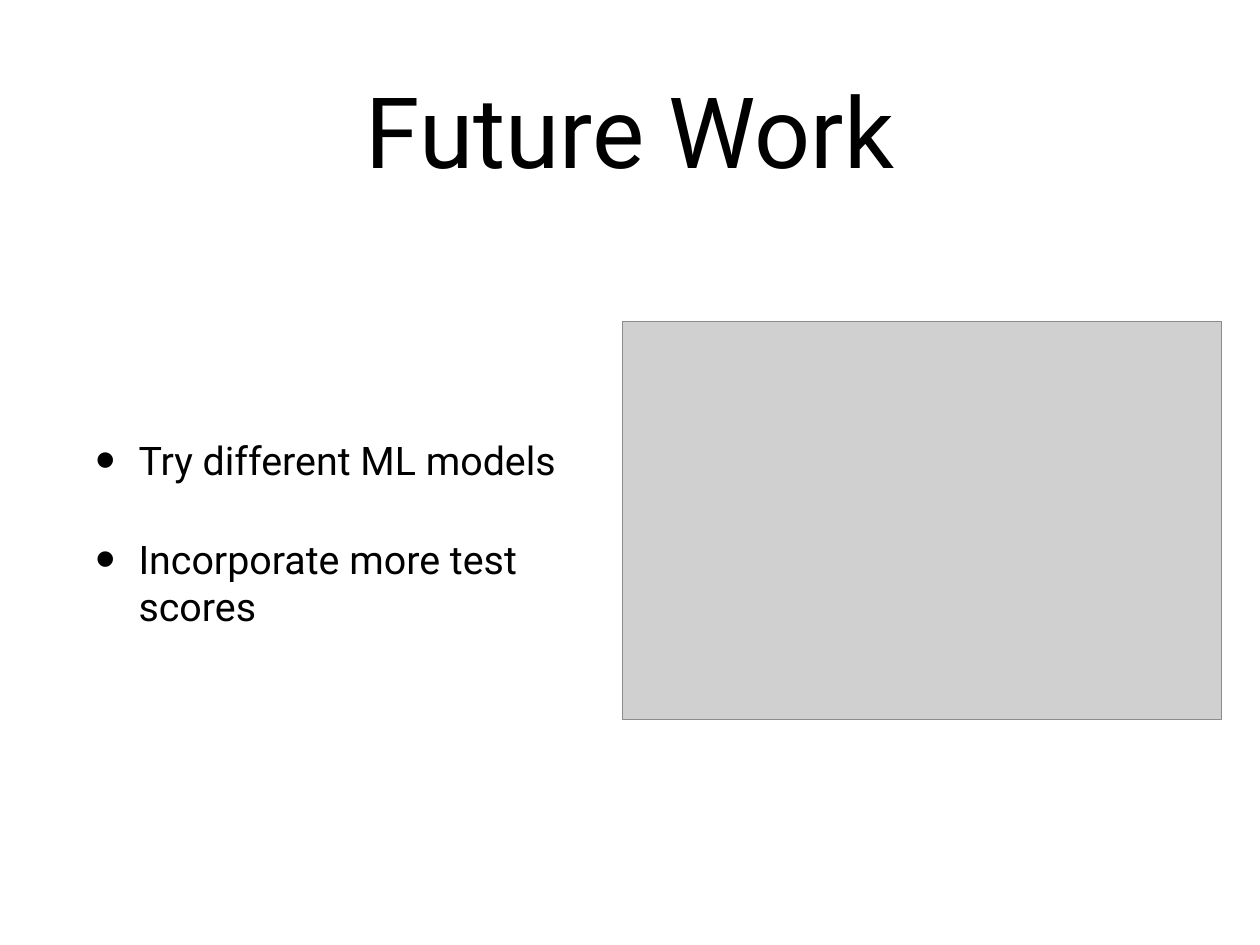
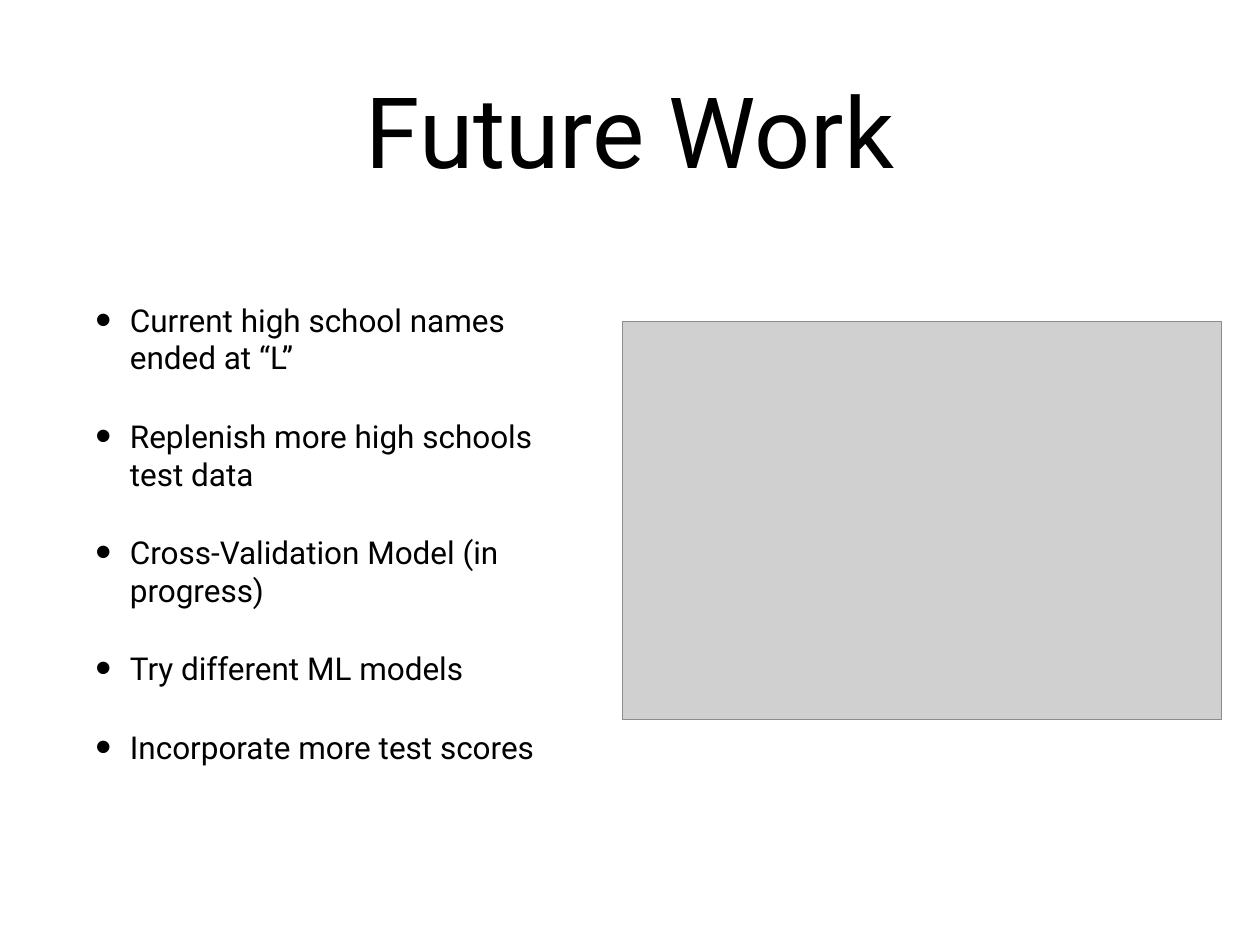
Before and after one commit to NickCrews/projectPC341, a slide deck: slide 8 of docs/iteration3/final_iteration.pptx. Drawn at 1260x945 pixels with LibreOffice and Linux fonts; fonts in the diff are those of the drawing; grey boxes stand for pictures. Boxes give left, top, right and bottom in pixels: in the first picture for what was removed or moved away, otherwise in the second. Text is boxed around its words. In the diff, an @@ line names an element or a change of style, - is before the commit and + after.

Commit message:
ppt

```diff
--- a/docs/iteration3/final_iteration.pptx
+++ b/docs/iteration3/final_iteration.pptx
@@ text at box(130, 308, 532, 609): paragraphs added @@
+• Current high school names ended at “L”
+• Replenish more high schools test data
+• Cross-Validation Model (in progress)
@@ text at box(130, 656, 534, 766): size 32 to 25.6 pt in "Try different ML models", "Incorporate more test scores"; indent changed; less space between paragraphs @@
```
Also in this commit, not shown: 1 other slide changed, 2 slides added, 2 slides removed.
